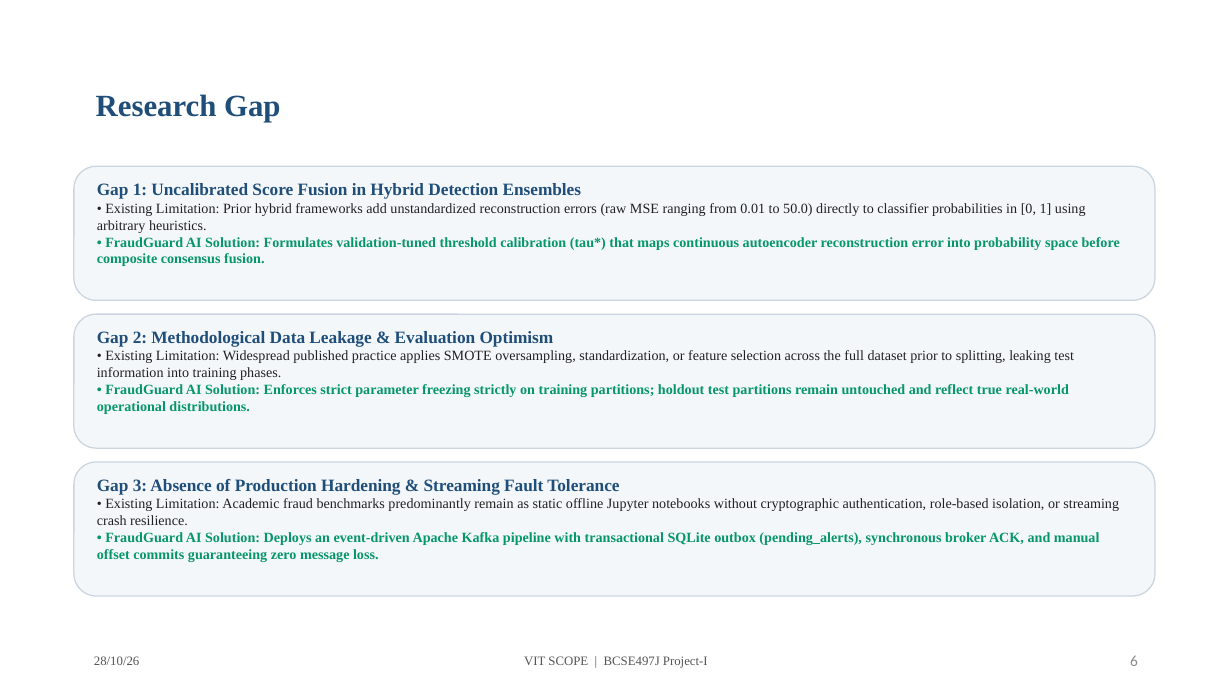
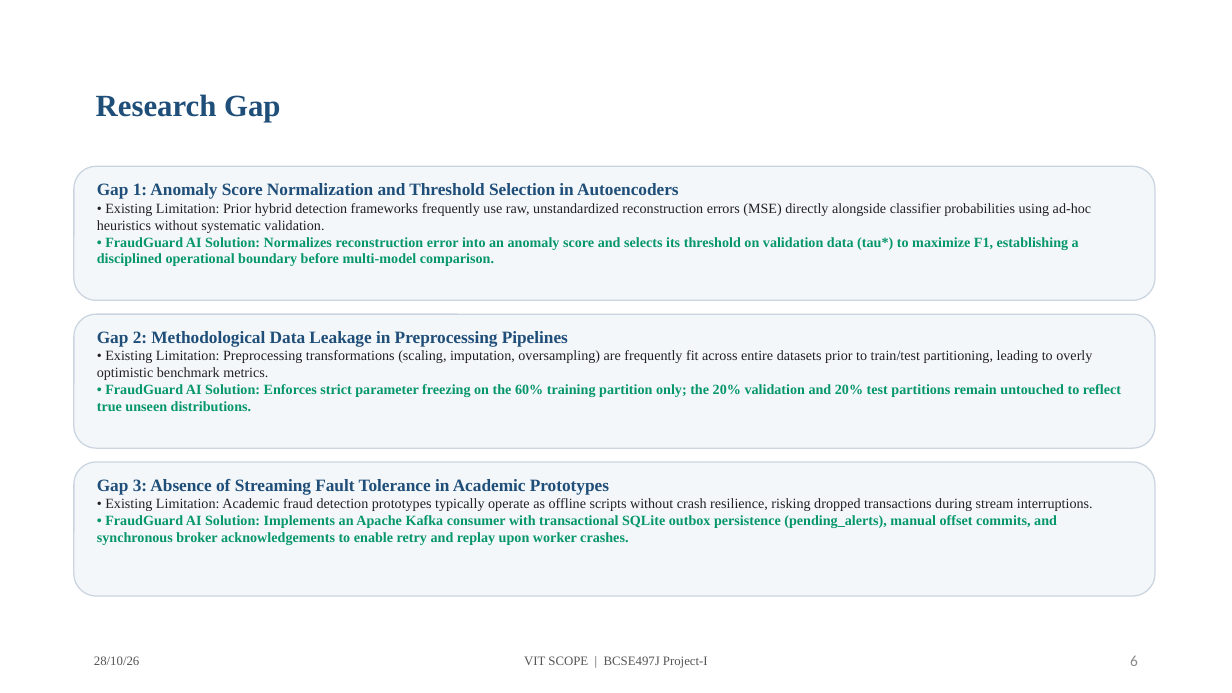
Before and after one commit to animeshlabh57-rgb/AI-Based-Financial-Fraud-Detection-System, a slide deck: slide 6 of docs/Review 3- 28-10- 2026 (1).pptx. Drawn at 1232x693 pixels with LibreOffice and Linux fonts; fonts in the diff are those of the drawing. Boxes give left, top, right and bottom in pixels: in the first picture for what was removed or moved away, otherwise in the second. Text is boxed around its words. In the diff, an @@ line names an element or a change of style, - is before the commit and + after.

```diff
--- a/docs/Review 3- 28-10- 2026 (1).pptx
+++ b/docs/Review 3- 28-10- 2026 (1).pptx
@@ text at (x1=97, y1=183, x2=1091, y2=266): text changed @@
-Gap 1: Uncalibrated Score Fusion in Hybrid Detection Ensembles
-• Existing Limitation: Prior hybrid frameworks add unstandardized reconstruction errors (raw MSE ranging from 0.01 to 50.0) directly to classifier probabilities in [0, 1] using arbitrary heuristics.
-• FraudGuard AI Solution: Formulates validation-tuned threshold calibration (tau*) that maps continuous autoencoder reconstruction error into probability space before composite consensus fusion.
+Gap 1: Anomaly Score Normalization and Threshold Selection in Autoencoders
+• Existing Limitation: Prior hybrid detection frameworks frequently use raw, unstandardized reconstruction errors (MSE) directly alongside classifier probabilities using ad-hoc heuristics without systematic validation.
+• FraudGuard AI Solution: Normalizes reconstruction error into an anomaly score and selects its threshold on validation data (tau*) to maximize F1, establishing a disciplined operational boundary before multi-model comparison.
@@ text at (x1=97, y1=331, x2=1121, y2=411): text changed @@
-Gap 2: Methodological Data Leakage & Evaluation Optimism
-• Existing Limitation: Widespread published practice applies SMOTE oversampling, standardization, or feature selection across the full dataset prior to splitting, leaking test information into training phases.
-• FraudGuard AI Solution: Enforces strict parameter freezing strictly on training partitions; holdout test partitions remain untouched and reflect true real-world operational distributions.
+Gap 2: Methodological Data Leakage in Preprocessing Pipelines
+• Existing Limitation: Preprocessing transformations (scaling, imputation, oversampling) are frequently fit across entire datasets prior to train/test partitioning, leading to overly optimistic benchmark metrics.
+• FraudGuard AI Solution: Enforces strict parameter freezing on the 60% training partition only; the 20% validation and 20% test partitions remain untouched to reflect true unseen distributions.
@@ text at (x1=97, y1=479, x2=1093, y2=545): text changed @@
-Gap 3: Absence of Production Hardening & Streaming Fault Tolerance
-• Existing Limitation: Academic fraud benchmarks predominantly remain as static offline Jupyter notebooks without cryptographic authentication, role-based isolation, or streaming crash resilience.
-• FraudGuard AI Solution: Deploys an event-driven Apache Kafka pipeline with transactional SQLite outbox (pending_alerts), synchronous broker ACK, and manual offset commits guaranteeing zero message loss.
+Gap 3: Absence of Streaming Fault Tolerance in Academic Prototypes
+• Existing Limitation: Academic fraud detection prototypes typically operate as offline scripts without crash resilience, risking dropped transactions during stream interruptions.
+• FraudGuard AI Solution: Implements an Apache Kafka consumer with transactional SQLite outbox persistence (pending_alerts), manual offset commits, and synchronous broker acknowledgements to enable retry and replay upon worker crashes.
```
Also in this commit, not shown: 13 other slides changed, 4 slides added, 5 other files.
